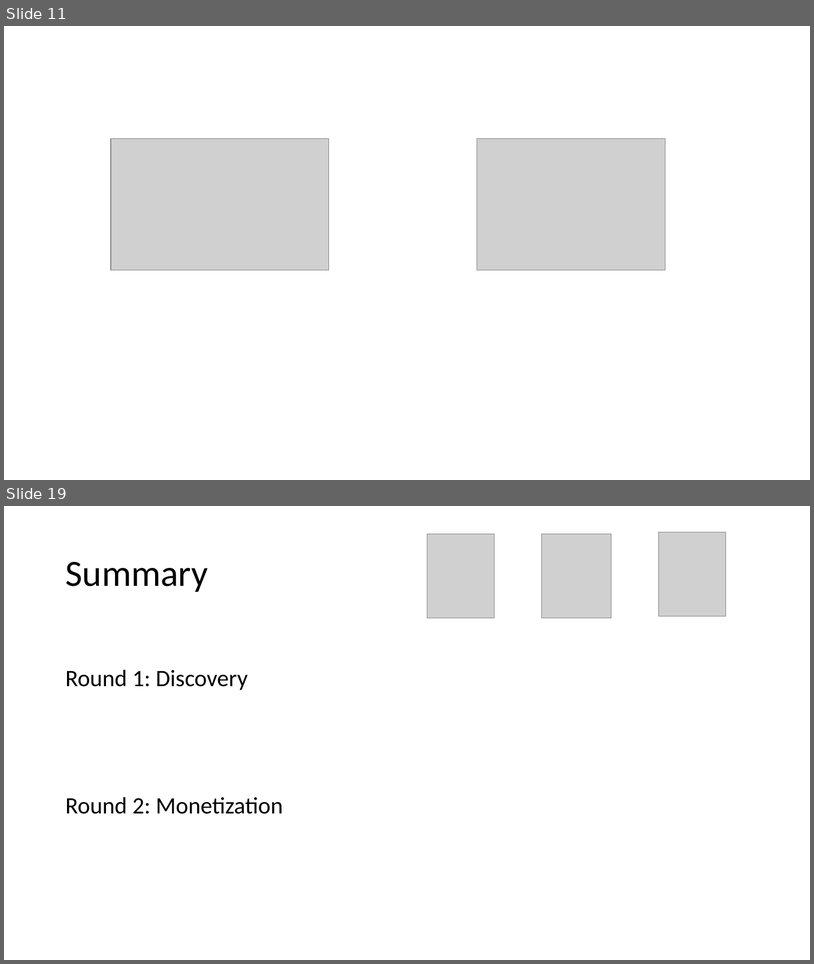
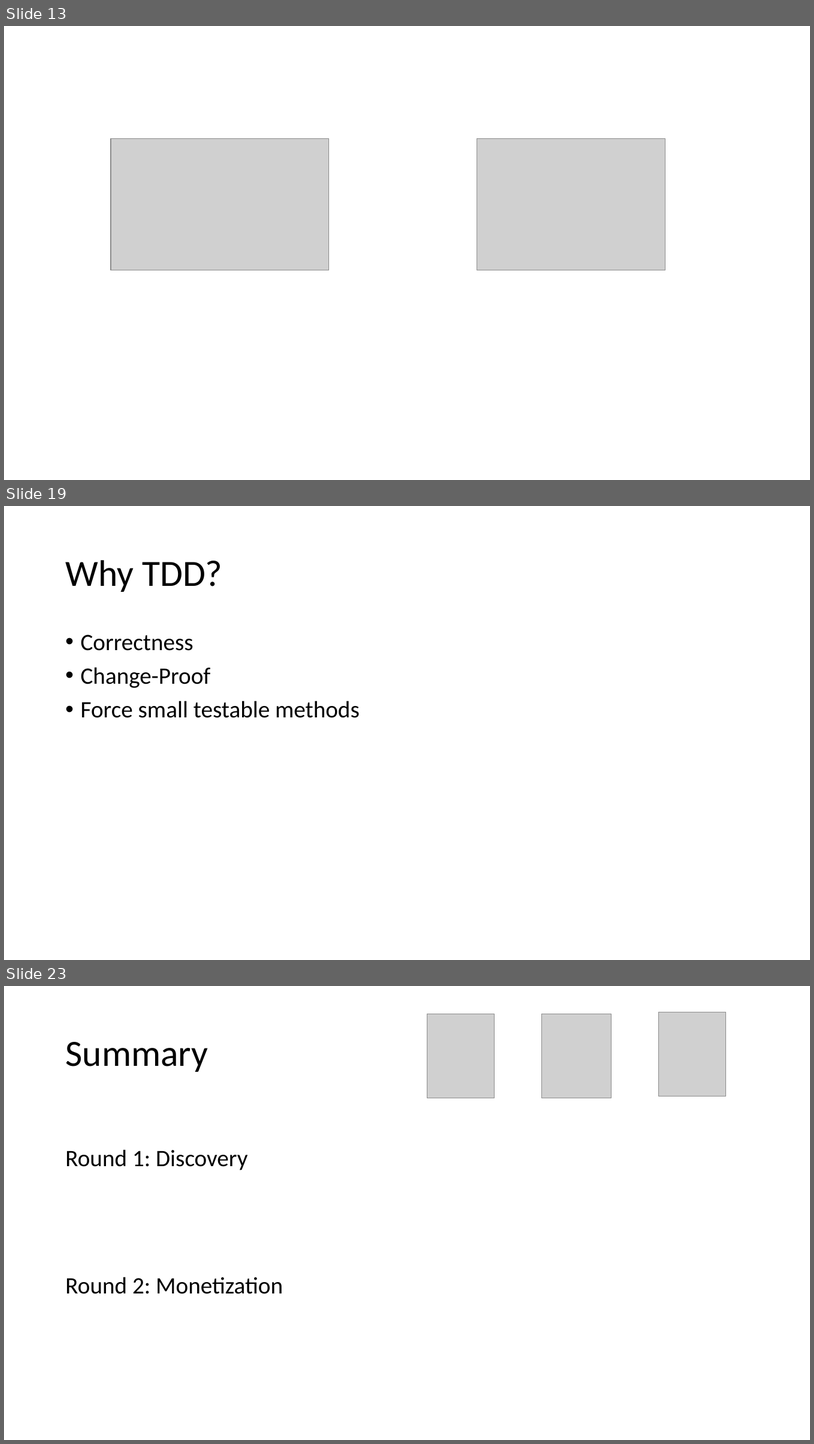
Before and after one commit to jamessdixon/REPL-Driven-Development, a slide deck: REPL-Driven-Development.pptx. Shown one above the other, each under a label of ours: slides 11 and 19 before the commit, slides 13, 19 and 23 after it; the slides between them are not shown. The pictures are 814x964 and 814x1444 pixels, drawn with LibreOffice and Linux fonts; fonts in the diff are those of the drawing; grey boxes stand for pictures. Boxes give left, top, right and bottom in pixels: in the first picture for what was removed or moved away, otherwise in the second. Text is boxed around its words. In the diff, an @@ line names an element or a change of style, - is before the commit and + after.

```diff
--- a/REPL-Driven-Development.pptx
+++ b/REPL-Driven-Development.pptx
@@ slide 19 added at bbox=[4, 506, 810, 960], background #FFFFFF @@
@@ title added at bbox=[65, 560, 222, 592], 44 pt, text #000000 @@
+Why TDD?
@@ text added at bbox=[81, 634, 360, 718], 28 pt, text #000000 @@
+• Correctness
+• Change-Proof
+• Force small testable methods
@@ what was slide 11 is now slide 13 @@
@@ what was slide 19 is now slide 23 @@
```
Also in this commit, not shown: 3 slides changed, 11 other slides added, 8 slides removed, 1 other file.
